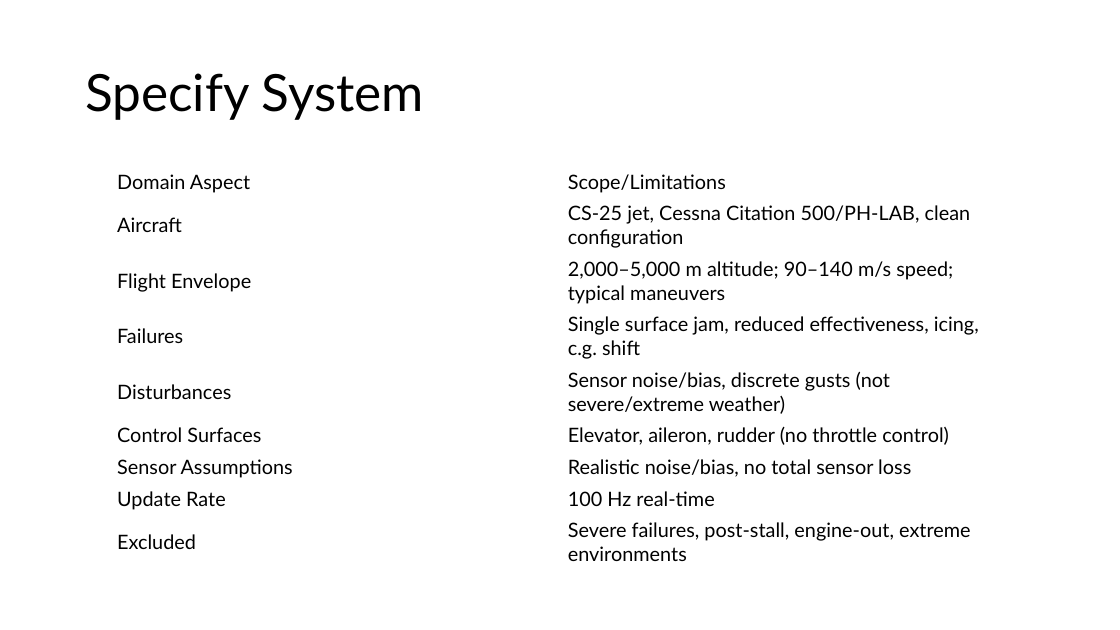
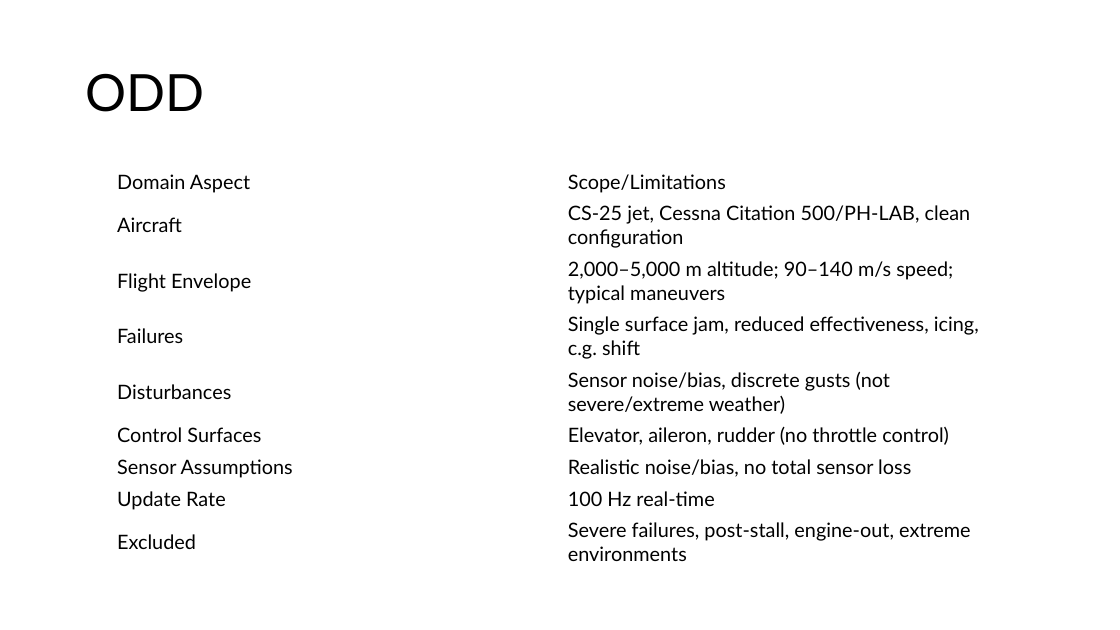
Before and after one commit to Niels149/AIASFault, a slide deck: slide 10 of AIASPres.pptx. Drawn at 1120x630 pixels with LibreOffice and Linux fonts; fonts in the diff are those of the drawing. Boxes give left, top, right and bottom in pixels: in the first picture for what was removed or moved away, otherwise in the second. Text is boxed around its words. In the diff, an @@ line names an element or a change of style, - is before the commit and + after.

```diff
--- a/AIASPres.pptx
+++ b/AIASPres.pptx
@@ title at box(85, 73, 204, 112): text changed @@
-Specify System
+ODD
```
Also in this commit, not shown: 3 other slides changed.
